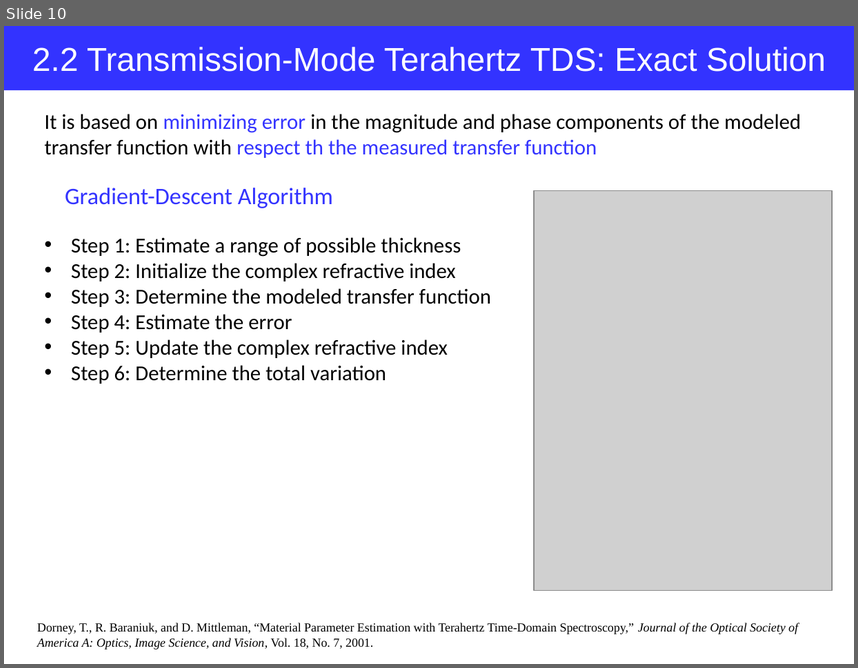
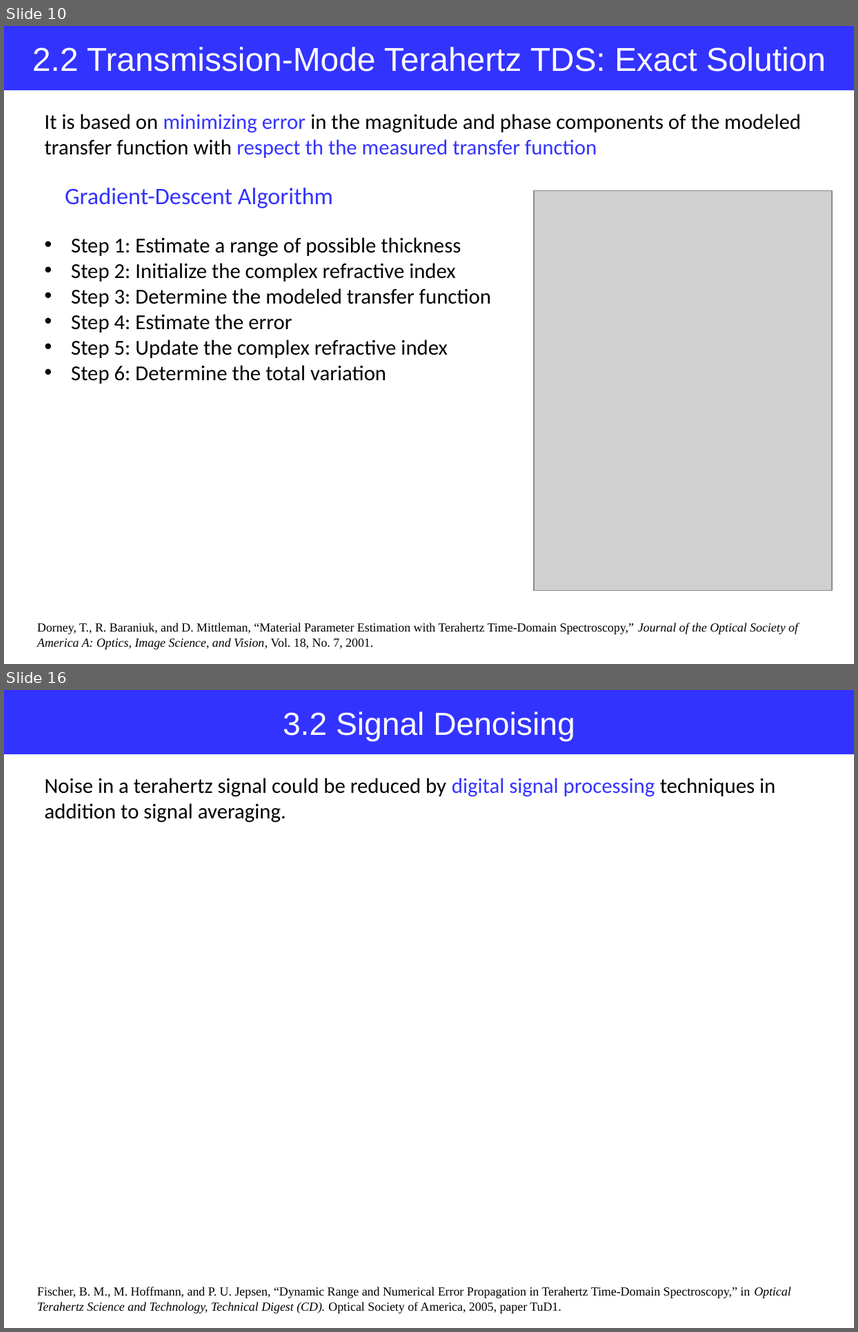
Before and after one commit to jglee96/NBTP_Lab, a slide deck: Terahertz Metrology/Ch2/Terahertz Metrology_Ch2.pptx. Shown one above the other, each under a label of ours: slide 10 before the commit, slides 10 and 16 after it; the slides between them are not shown. The pictures are 858x668 and 858x1332 pixels, drawn with LibreOffice and Linux fonts; fonts in the diff are those of the drawing; grey boxes stand for pictures. Boxes give left, top, right and bottom in pixels: in the first picture for what was removed or moved away, otherwise in the second. Text is boxed around its words. In the diff, an @@ line names an element or a change of style, - is before the commit and + after.

```diff
--- a/Terahertz Metrology/Ch2/Terahertz Metrology_Ch2.pptx
+++ b/Terahertz Metrology/Ch2/Terahertz Metrology_Ch2.pptx
@@ slide 16 added at (4,690,854,1328), background #FFFFFF @@
@@ rectangle added at (4,690,854,755), fill #3333FF, 27 pt, text #FFFFFF @@
+3.2 Signal Denoising
@@ text added at (45,778,775,822), 18 pt, text #000000 @@
+Noise in a terahertz signal could be reduced by digital signal processing techniques in addition to signal averaging.
@@ text added at (37,1286,791,1313), 10.5 pt, text #000000 @@
+Fischer, B. M., M. Hoffmann, and P. U. Jepsen, “Dynamic Range and Numerical Error Propagation in Terahertz Time-Domain Spectroscopy,” in Optical Terahertz Science and Technology, Technical Digest (CD). Optical Society of America, 2005, paper TuD1.
```
Also in this commit, not shown: 2 slides changed, 6 other slides added, 11 other files.
